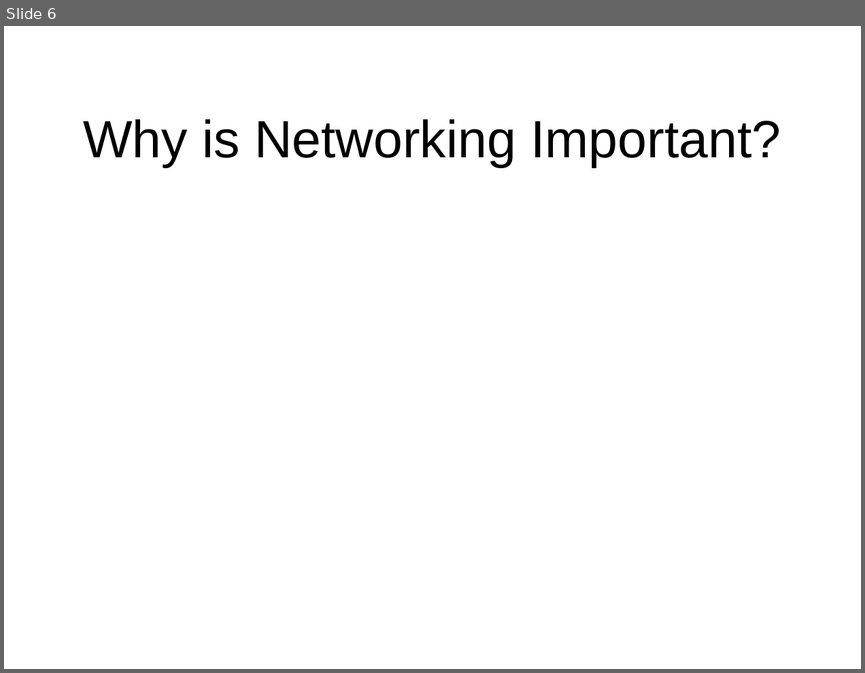
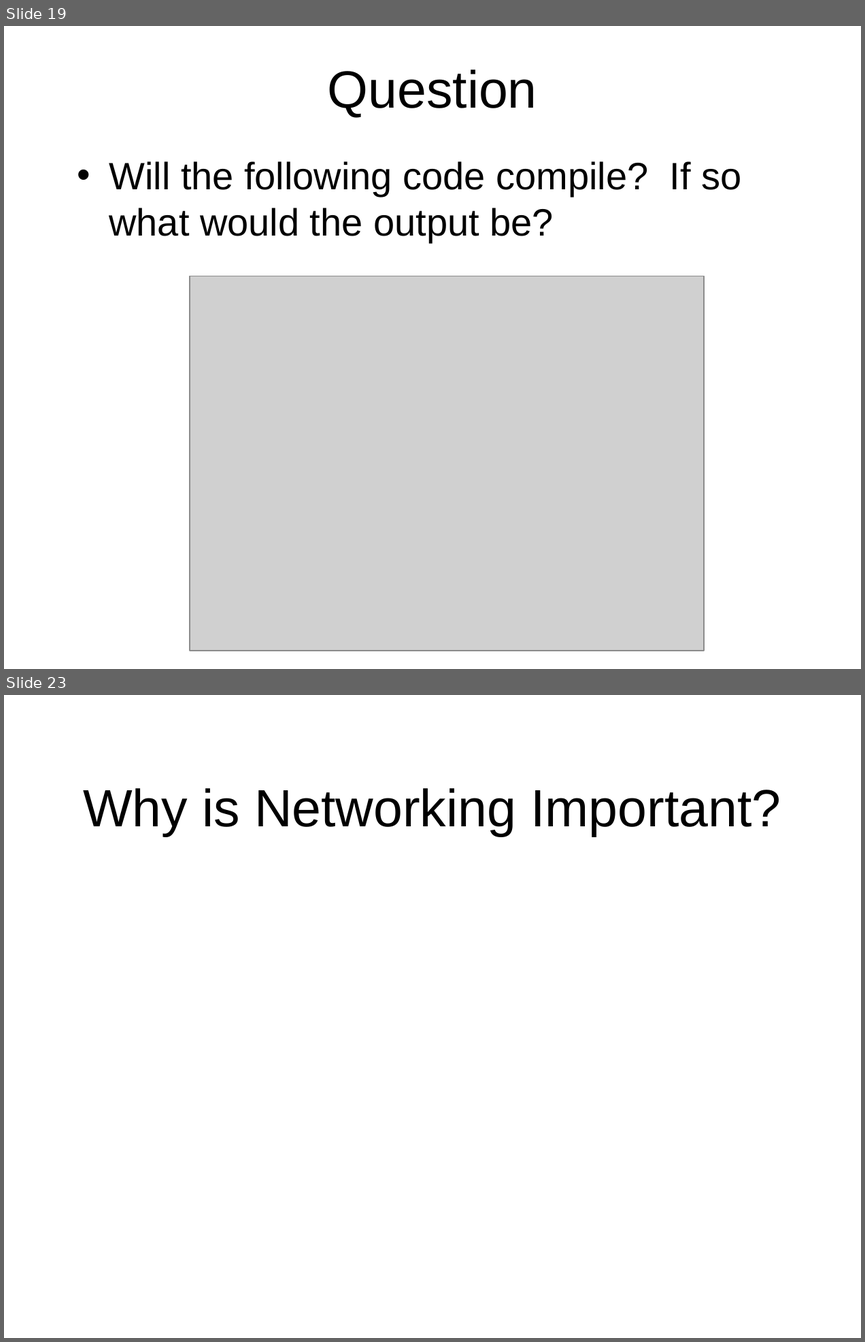
Before and after one commit to octaviordz/zjnu2017.github.io, a slide deck: OOP/lectures/120--Network.Programming.pptx. Shown one above the other, each under a label of ours: slide 6 before the commit, slides 19 and 23 after it; the slides between them are not shown. The pictures are 865x673 and 865x1342 pixels, drawn with LibreOffice and Linux fonts; fonts in the diff are those of the drawing; grey boxes stand for pictures. Boxes give left, top, right and bottom in pixels: in the first picture for what was removed or moved away, otherwise in the second. Text is boxed around its words. In the diff, an @@ line names an element or a change of style, - is before the commit and + after.

Commit message:
Update slides with review questions for lecture.

```diff
--- a/OOP/lectures/120--Network.Programming.pptx
+++ b/OOP/lectures/120--Network.Programming.pptx
@@ slide 19 added at <box>4,26,861,669</box>, background #FFFFFF @@
@@ title added at <box>328,70,537,117</box>, 44 pt, text #000000 @@
+Question
@@ text added at <box>109,161,741,242</box>, 32 pt, text #000000 @@
+• Will the following code compile? If so what would the output be?
@@ picture added at <box>190,276,704,651</box> @@
@@ what was slide 6 is now slide 23 @@
```
Also in this commit, not shown: 2 slides changed, 16 other slides added, 2 other files.
